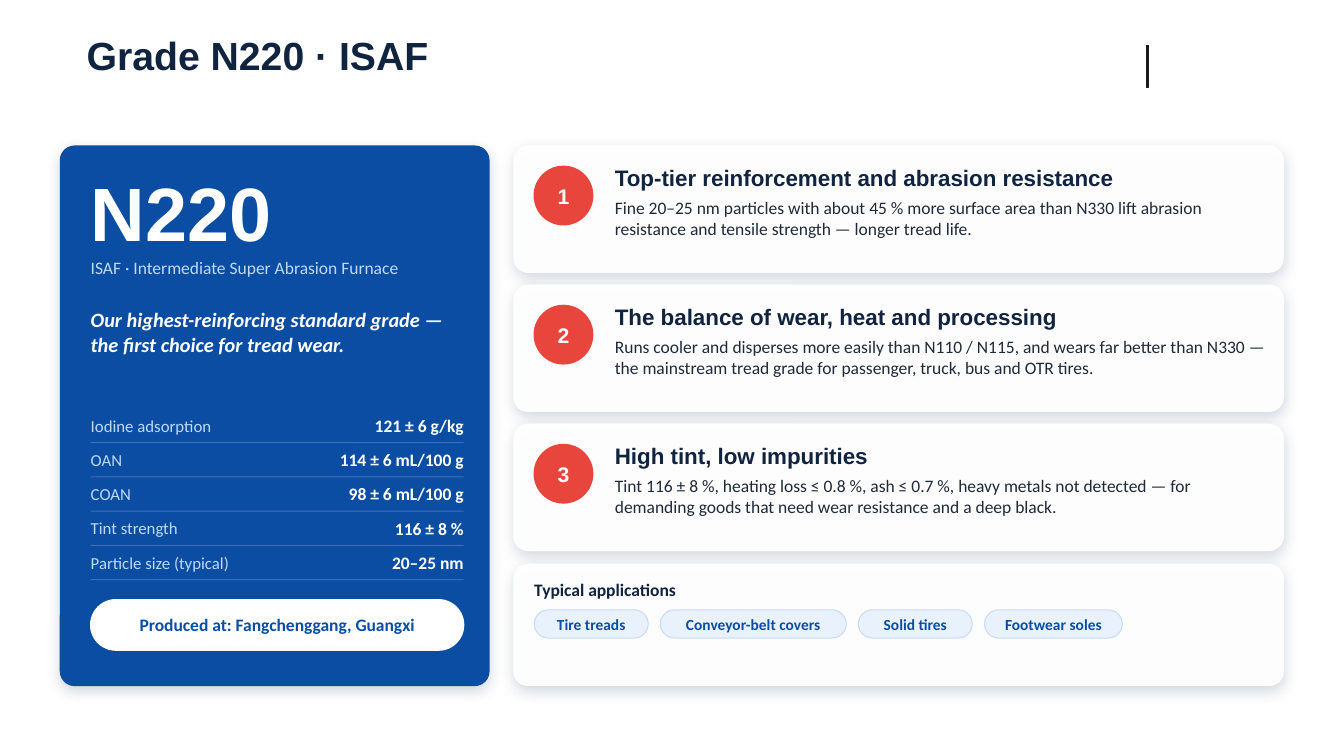
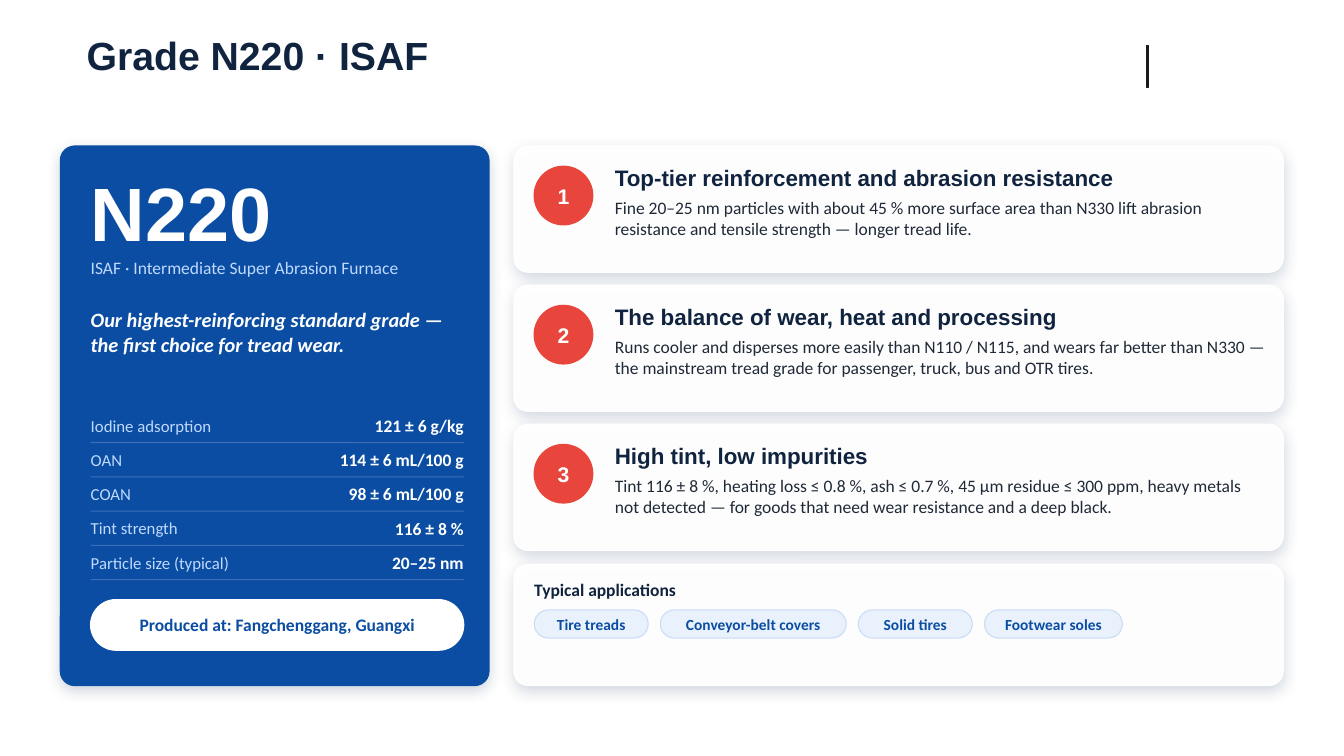
Before and after one commit to smallyinzei/keyuan, a slide deck: slide 14 of Changhong_Carbon_Black_Presentation_EN.pptx. Drawn at 1344x756 pixels with LibreOffice and Linux fonts; fonts in the diff are those of the drawing; background and template pictures are left out. Boxes give left, top, right and bottom in pixels: in the first picture for what was removed or moved away, otherwise in the second. Text is boxed around its words. In the diff, an @@ line names an element or a change of style, - is before the commit and + after.

```diff
--- a/Changhong_Carbon_Black_Presentation_EN.pptx
+++ b/Changhong_Carbon_Black_Presentation_EN.pptx
@@ text at box(615, 480, 1240, 516): text changed @@
-Tint 116 ± 8 %, heating loss ≤ 0.8 %, ash ≤ 0.7 %, heavy metals not detected — for demanding goods that need wear resistance and a deep black.
+Tint 116 ± 8 %, heating loss ≤ 0.8 %, ash ≤ 0.7 %, 45 µm residue ≤ 300 ppm, heavy metals not detected — for goods that need wear resistance and a deep black.
```
Also in this commit, not shown: 5 other slides changed.
